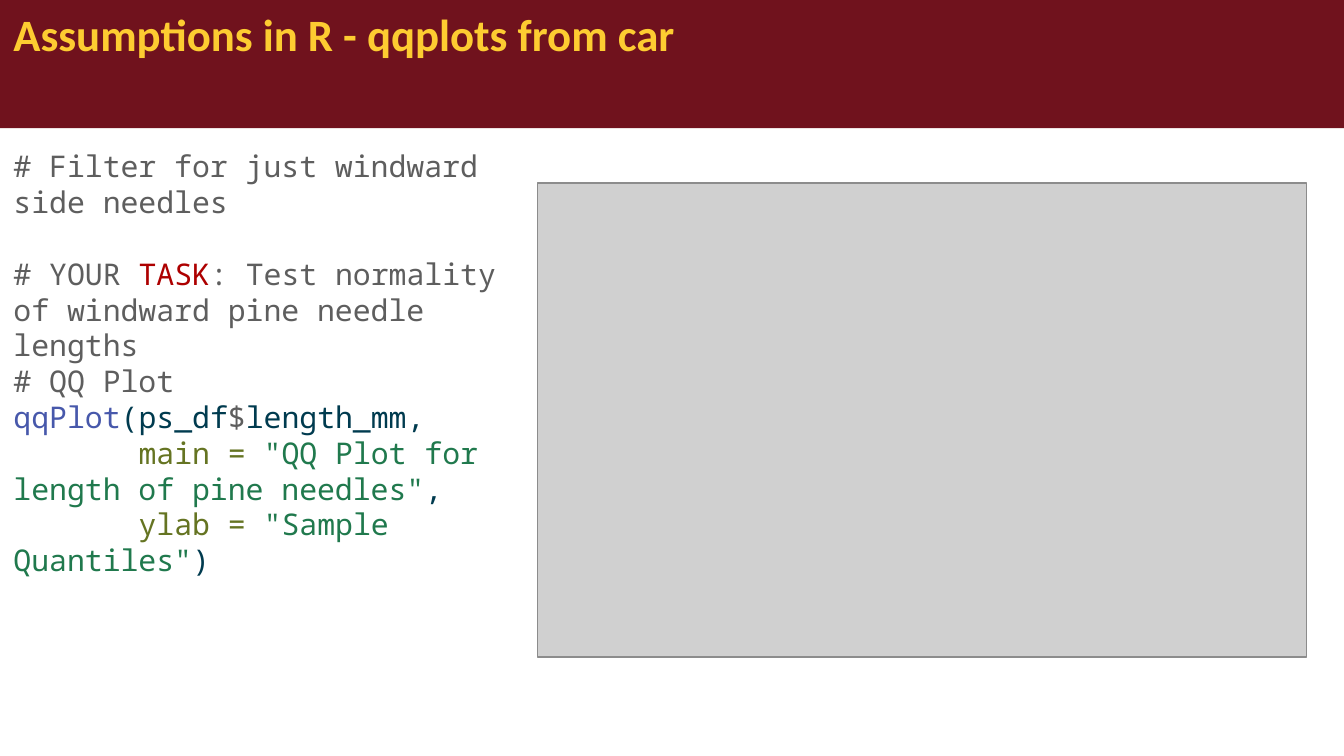
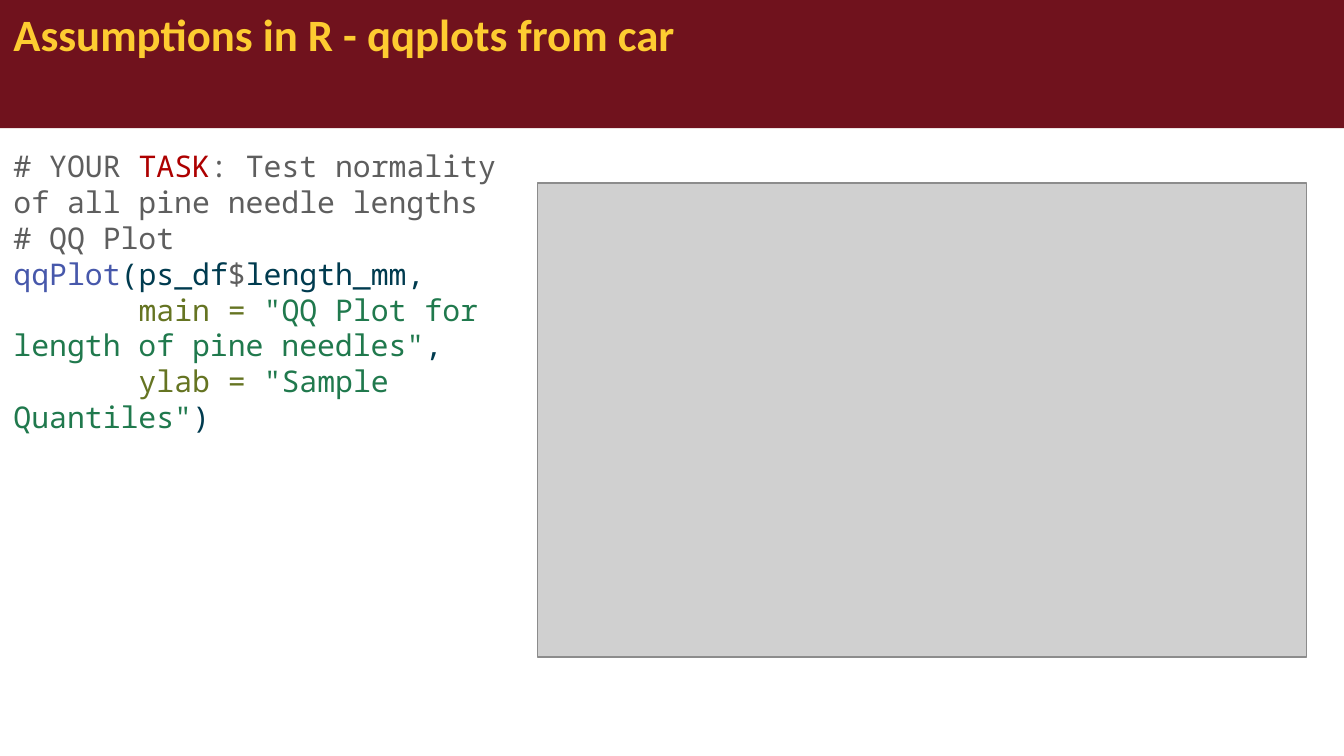
Before and after one commit to wlperry/umd_biostats, a slide deck: slide 11 of docs/ecostats_lectures/lecture_05/05_01_lecture_powerpoint.pptx (slide 12 before the commit). Drawn at 1344x756 pixels with LibreOffice and Linux fonts; fonts in the diff are those of the drawing; grey boxes stand for pictures. Boxes give left, top, right and bottom in pixels: in the first picture for what was removed or moved away, otherwise in the second. Text is boxed around its words. In the diff, an @@ line names an element or a change of style, - is before the commit and + after.

```diff
--- a/docs/ecostats_lectures/lecture_05/05_01_lecture_powerpoint.pptx
+++ b/docs/ecostats_lectures/lecture_05/05_01_lecture_powerpoint.pptx
@@ text at (13,154,496,434): text changed @@
-# Filter for just windward side needles
-# YOUR TASK: Test normality of windward pine needle lengths
-# QQ Plot
-qqPlot(ps_df$length_mm,
-main = "QQ Plot for length of pine needles",
-ylab = "Sample Quantiles")
+# YOUR TASK: Test normality of all pine needle lengths
+# QQ Plot
+qqPlot(ps_df$length_mm,
+main = "QQ Plot for length of pine needles",
+ylab = "Sample Quantiles")
```
Also in this commit, not shown: 20 other slides changed, 1 slide removed, 22 other files.
